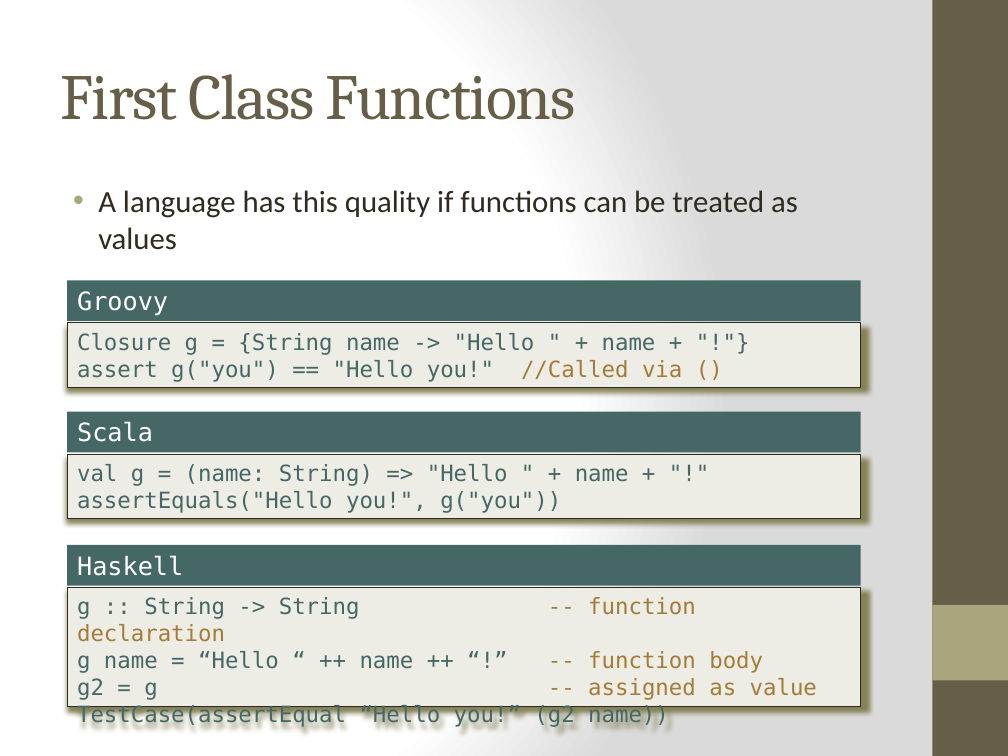
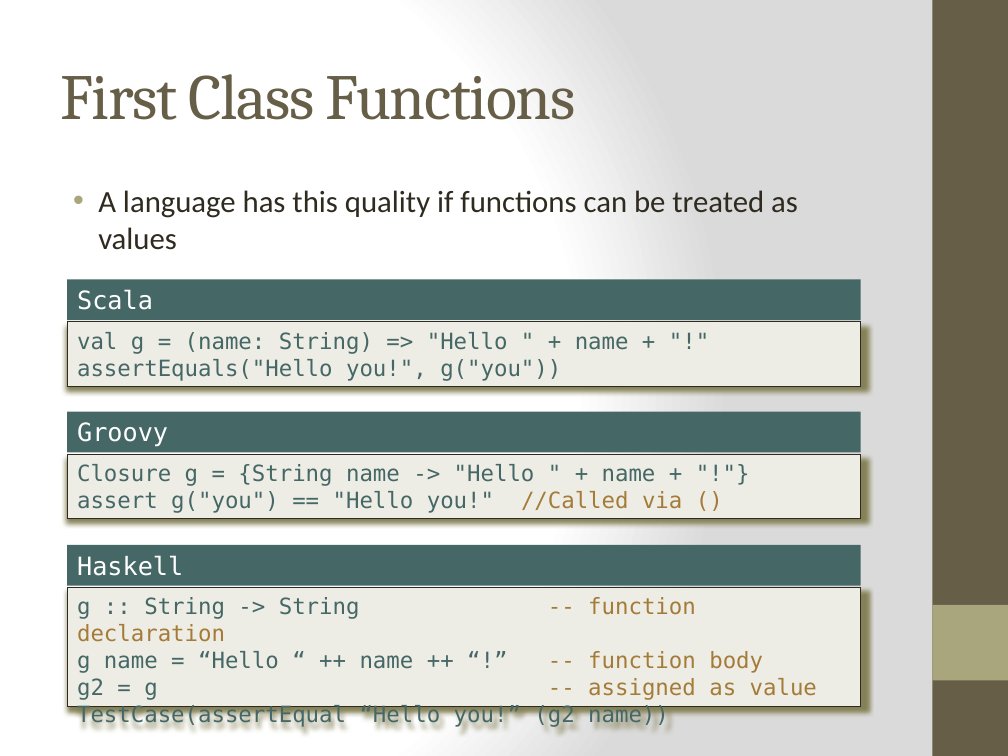
Before and after one commit to bjhartin/FoundationsOfFunctionalProgramming, a slide deck: slide 19 of FoundationsOfFunctionalProgramming.pptx. Drawn at 1008x756 pixels with LibreOffice and Linux fonts; fonts in the diff are those of the drawing. Boxes give left, top, right and bottom in pixels: in the first picture for what was removed or moved away, otherwise in the second. Text is boxed around its words. In the diff, an @@ line names an element or a change of style, - is before the commit and + after.

```diff
--- a/FoundationsOfFunctionalProgramming.pptx
+++ b/FoundationsOfFunctionalProgramming.pptx
@@ rectangle "Scala": place and size @@
-rectangle "Scala" at [68, 411, 861, 452]
+rectangle "Scala" at [68, 279, 861, 320]
@@ rectangle "val g = (name: String) ...": place and size @@
-rectangle "val g = (name: String) ..." at [68, 454, 861, 518]
+rectangle "val g = (name: String) ..." at [68, 322, 861, 386]
@@ rectangle "Groovy": place and size @@
-rectangle "Groovy" at [68, 280, 861, 321]
+rectangle "Groovy" at [68, 411, 861, 452]
@@ rectangle "Closure g = {String name ...": place and size @@
-rectangle "Closure g = {String name ..." at [68, 323, 861, 387]
+rectangle "Closure g = {String name ..." at [68, 454, 861, 518]
```
Also in this commit, not shown: 1 other slide changed, 4 slides added, 4 other files.
